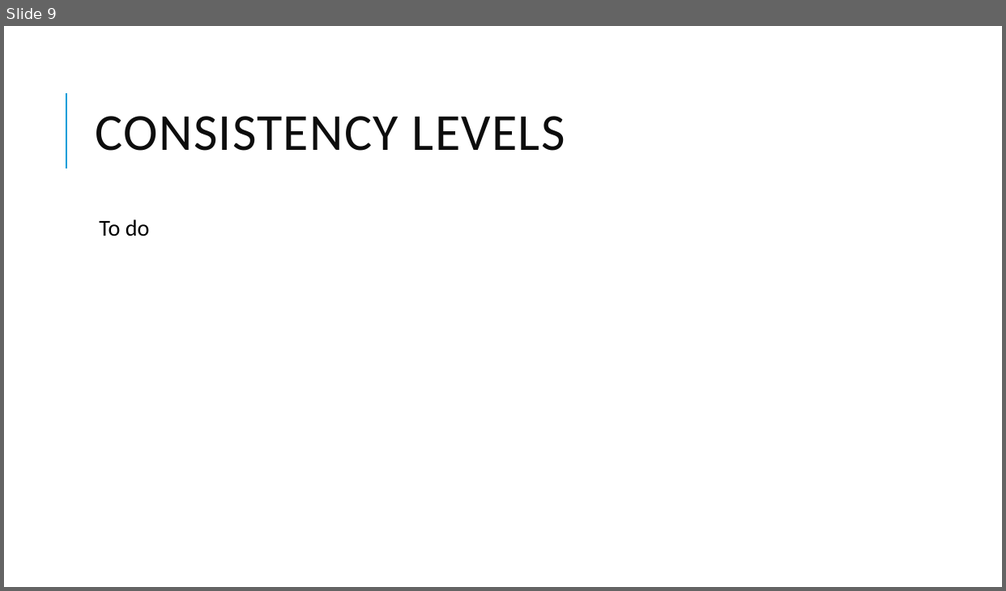
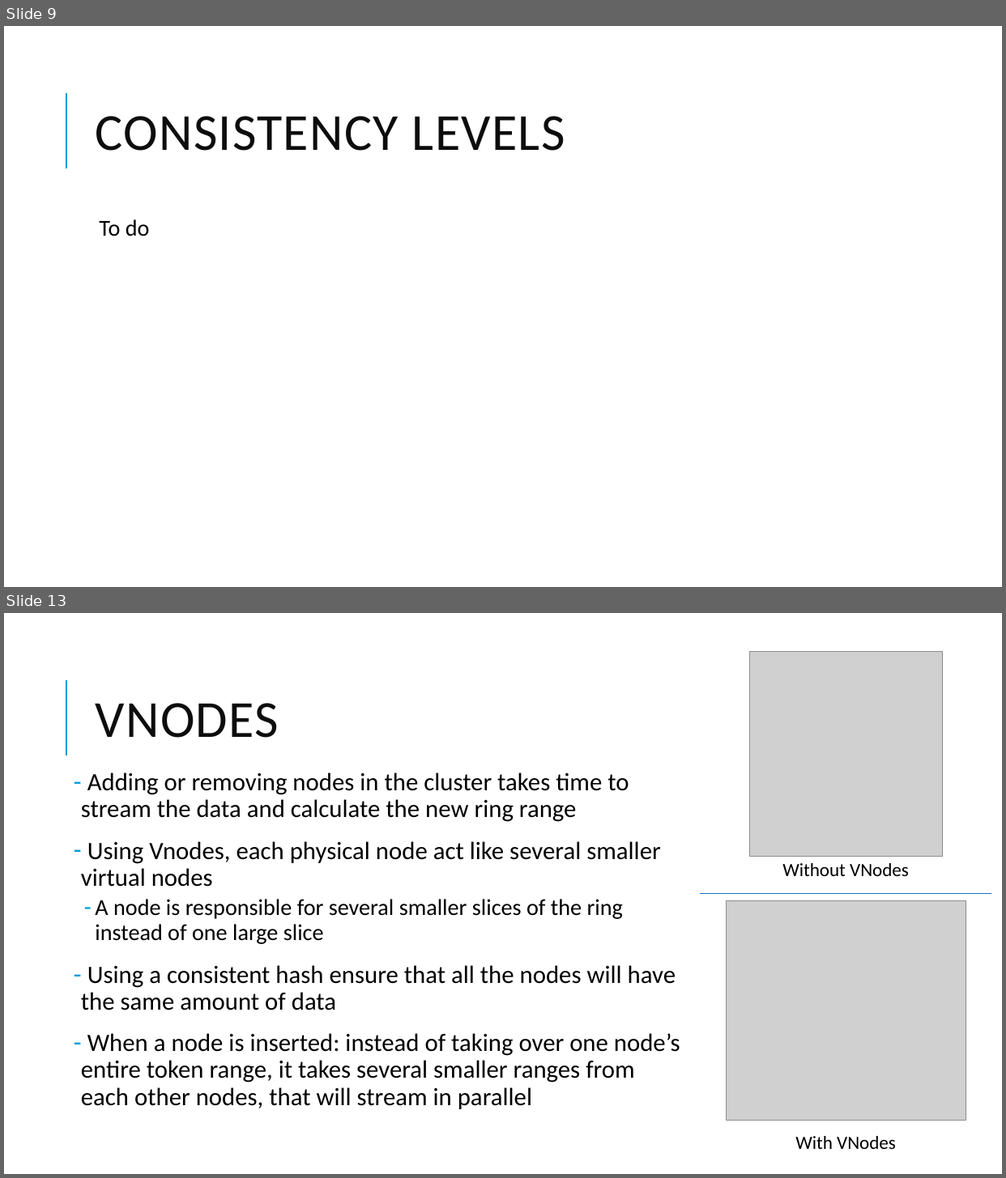
Before and after one commit to DebbyX3/cassandra-project, a slide deck: Cassandra project.pptx. Shown one above the other, each under a label of ours: slide 9 before the commit, slides 9 and 13 after it; the slides between them are not shown. The pictures are 1006x591 and 1006x1178 pixels, drawn with LibreOffice and Linux fonts; fonts in the diff are those of the drawing; grey boxes stand for pictures. Boxes give left, top, right and bottom in pixels: in the first picture for what was removed or moved away, otherwise in the second. Text is boxed around its words. In the diff, an @@ line names an element or a change of style, - is before the commit and + after.

Commit message:
pptx - cassandra vnodes

```diff
--- a/Cassandra project.pptx
+++ b/Cassandra project.pptx
@@ slide 13 added at [4,613,1002,1174], background #FFFFFF; not listed: 1 template element that a slide beside it also shows @@
@@ picture added at [750,652,942,856] @@
@@ title added at [96,703,279,738], 50 pt, text #0D0D0D @@
+VNODES
@@ text added at [81,773,680,1110], 24 pt, text #000000 @@
+– Adding or removing nodes in the cluster takes time to stream the data and calculate the new ring range
+– Using Vnodes, each physical node act like several smaller virtual nodes
+  – A node is responsible for several smaller slices of the ring instead of one large slice
+– Using a consistent hash ensure that all the nodes will have the same amount of data
+– When a node is inserted: instead of taking over one node’s entire token range, it takes several smaller ranges from each other nodes, that will stream in parallel
@@ text added at [782,863,909,876], 18 pt, text #000000 @@
+Without VNodes
@@ line added from (701, 894) to (991, 894), #0F6FC6 1 pt @@
@@ picture added at [727,901,966,1120] @@
@@ text added at [795,1136,896,1149], 18 pt, text #000000 @@
+With VNodes
```
Also in this commit, not shown: 2 slides changed, 2 other slides added, 1 slide removed.
